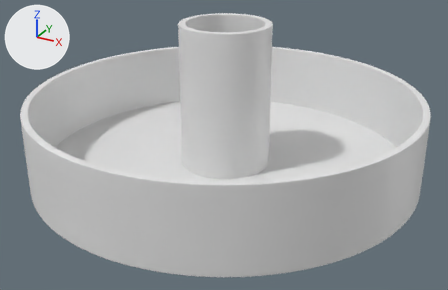
A saved change to the Blender file Head stand.blend.
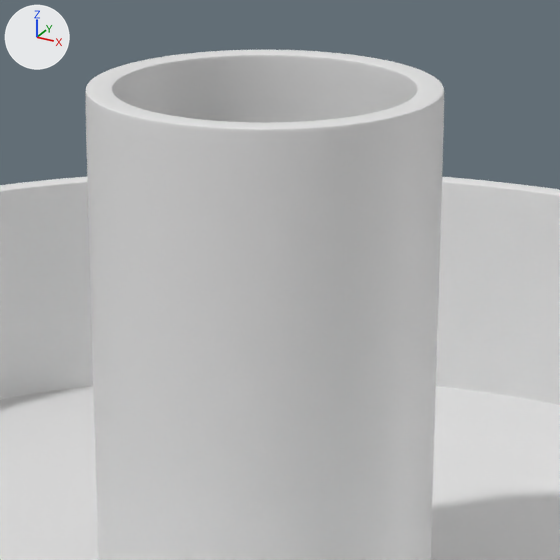
Each version is shown whole from a 50 mm lens placed at (78.3, -143.1, 76.2), pointed at (2.2, -4.8, 7.0), then close up on the part from 35% to 68% of the width and 0% to 51% of the height. The lights are fixed; the arrows at upper left show +X, +Y and +Z. The same objects are shown in both versions, whatever each file hides.

Before the edit, the objects in view are built like this:
```python
me_circle_002 = bpy.data.meshes.new('Circle.002')
me_circle_002.from_pydata(...)  # 151 vertices, 125 faces; spans x -52.4..52.4, y -52.5..52.5, z 0.0..20.0
ob_famale_stand = bpy.data.objects.new('Famale stand', me_circle_002)
ob_famale_stand.location = (0.0, 0.0, 0.0)
_m = ob_famale_stand.modifiers.new('Solidify', 'SOLIDIFY')
_m.thickness = 2.0
_m.offset = 1.0
_m.use_even_offset = True
_m = ob_famale_stand.modifiers.new('Boolean', 'BOOLEAN')
_m.object = ob_female_inner
_m.operation = 'UNION'
_m.solver = 'FLOAT'
_m = ob_famale_stand.modifiers.new('Bevel', 'BEVEL')
_m.width = 0.25
_m.width_pct = 0.25
_m.segments = 2
_m = ob_famale_stand.modifiers.new('Subdivision', 'SUBSURF')
_m.levels = 2
```
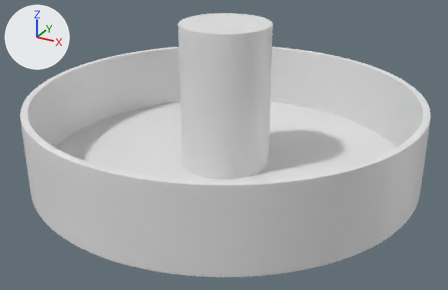
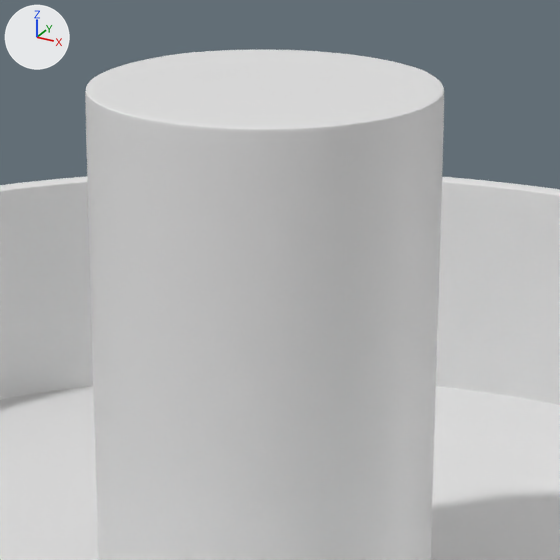
Edits to the bpy script that builds the scene:
```text
Change me_cylinder_001:
    used by ob_female_inner; location = (0.0, 0.0, 19.9)
    remove me_cylinder_001.from_pydata(...)  # 100 vertices, 50 faces; spans x -12.5..12.5, y -12.5..12.5, z -20.0..20.0
    add me_cylinder_001.from_pydata(...)  # 232 vertices, 206 faces; spans x -12.5..12.5, y -12.5..12.5, z -20.0..20.0
    me_cylinder_001 part 1
    114 vertices are added at x -11.1..11.1, y -11.0..11.1, z 20.0
    6 new vertices lie (2.0, 0.4, 0.0) away from vertices in x -7.2..3.2, y -7.2..6.8, z 20.0
    6 new vertices lie (1.8, -0.1, 0.0) away from vertices in x -7.3..5.5, y -11.0..11.1, z 20.0
    6 new vertices lie (1.7, 0.6, 0.0) away from vertices in x -11.0..9.3, y -8.3..7.7, z 20.0
    156 new faces join them
```

Boxes (x1, y1, x2, y2) around the edits, measured in the close-ups (560 x 560 px):
'Famale stand', reshaped
    both: (0, 50, 560, 560)
part 1 of me_cylinder_001, added
    after: (86, 50, 444, 129)
